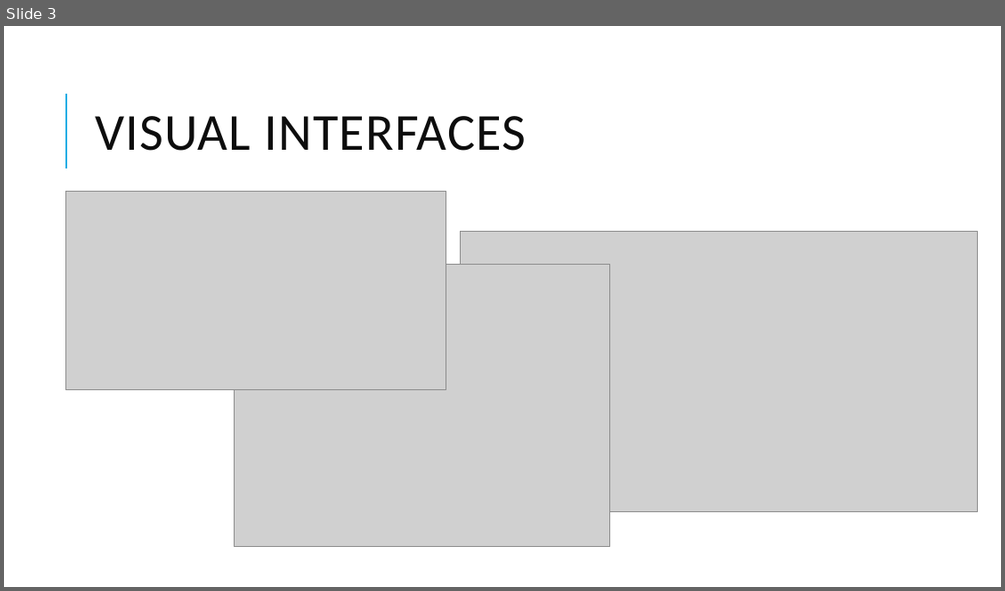
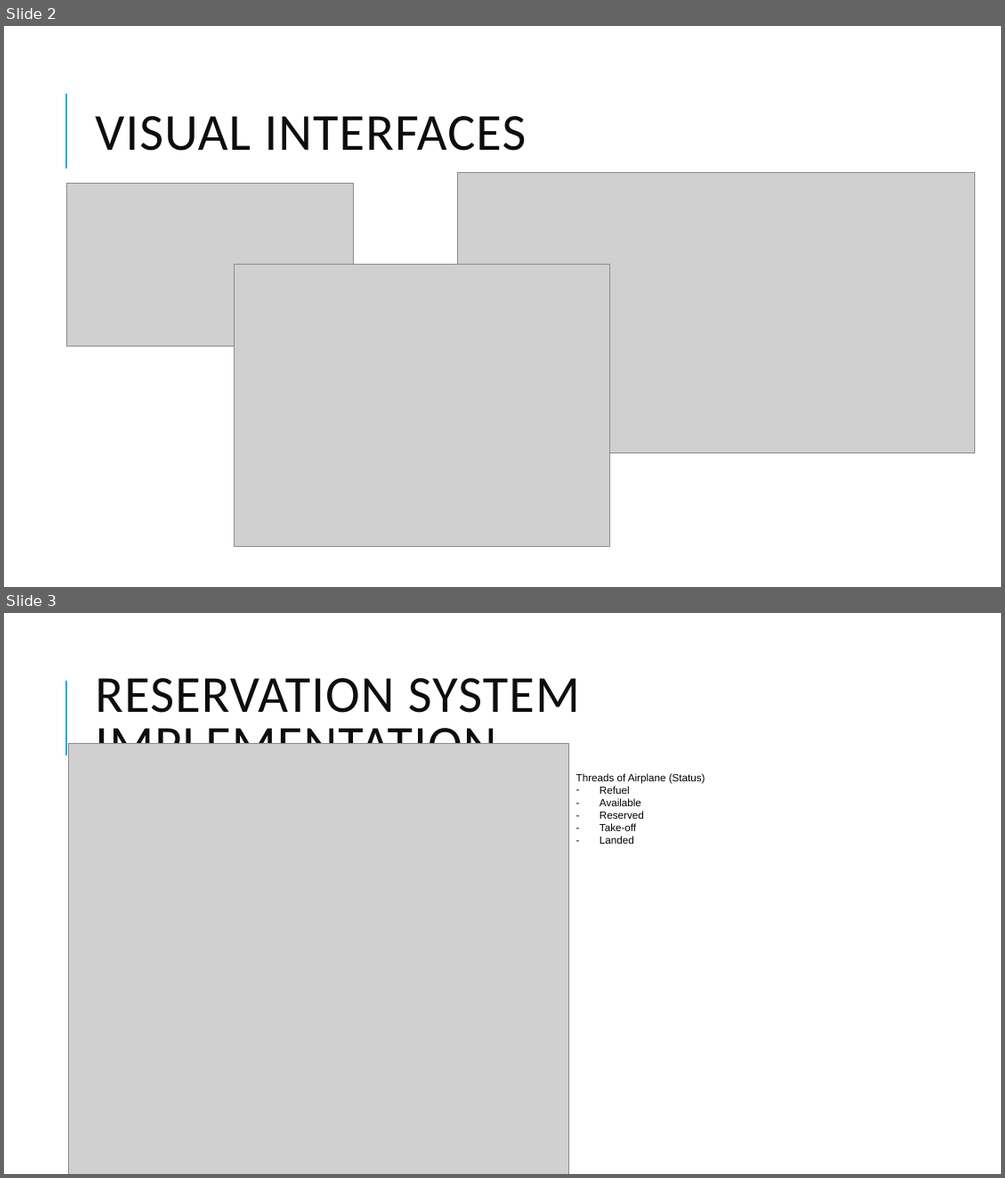
Before and after one commit to FlightTeam1/flightsystems1, a slide deck: FLIGHTSYSTEM.pptx. Shown one above the other, each under a label of ours: slide 3 before the commit, slides 2 and 3 after it. The pictures are 1005x591 and 1005x1178 pixels, drawn with LibreOffice and Linux fonts; fonts in the diff are those of the drawing; grey boxes stand for pictures. Boxes give left, top, right and bottom in pixels: in the first picture for what was removed or moved away, otherwise in the second. Text is boxed around its words. In the diff, an @@ line names an element or a change of style, - is before the commit and + after.

```diff
--- a/FLIGHTSYSTEM.pptx
+++ b/FLIGHTSYSTEM.pptx
@@ slide 3 added at <box>4,613,1001,1174</box>, background #FFFFFF; not listed: 1 template element that a slide beside it also shows @@
@@ title added at <box>95,678,580,744</box>, 50 pt, text #0D0D0D @@
+RESERVATION SYSTEM IMPLEMENTATION
@@ picture added at <box>68,743,568,1174</box> @@
@@ text added at <box>576,773,705,844</box>, 10 pt, text #000000 @@
+Threads of Airplane (Status)
+– Refuel
+– Available
+– Reserved
+– Take-off
+– Landed
@@ what was slide 3 is now slide 2 @@
@@ slide 2 changed as well @@
@@ picture: place and size @@
-picture at <box>66,191,446,389</box>
+picture at <box>67,183,353,346</box>
@@ picture: place and size @@
-picture at <box>461,232,978,512</box>
+picture at <box>457,172,975,452</box>
```
Also in this commit, not shown: 1 other slide changed, 2 slides removed.
